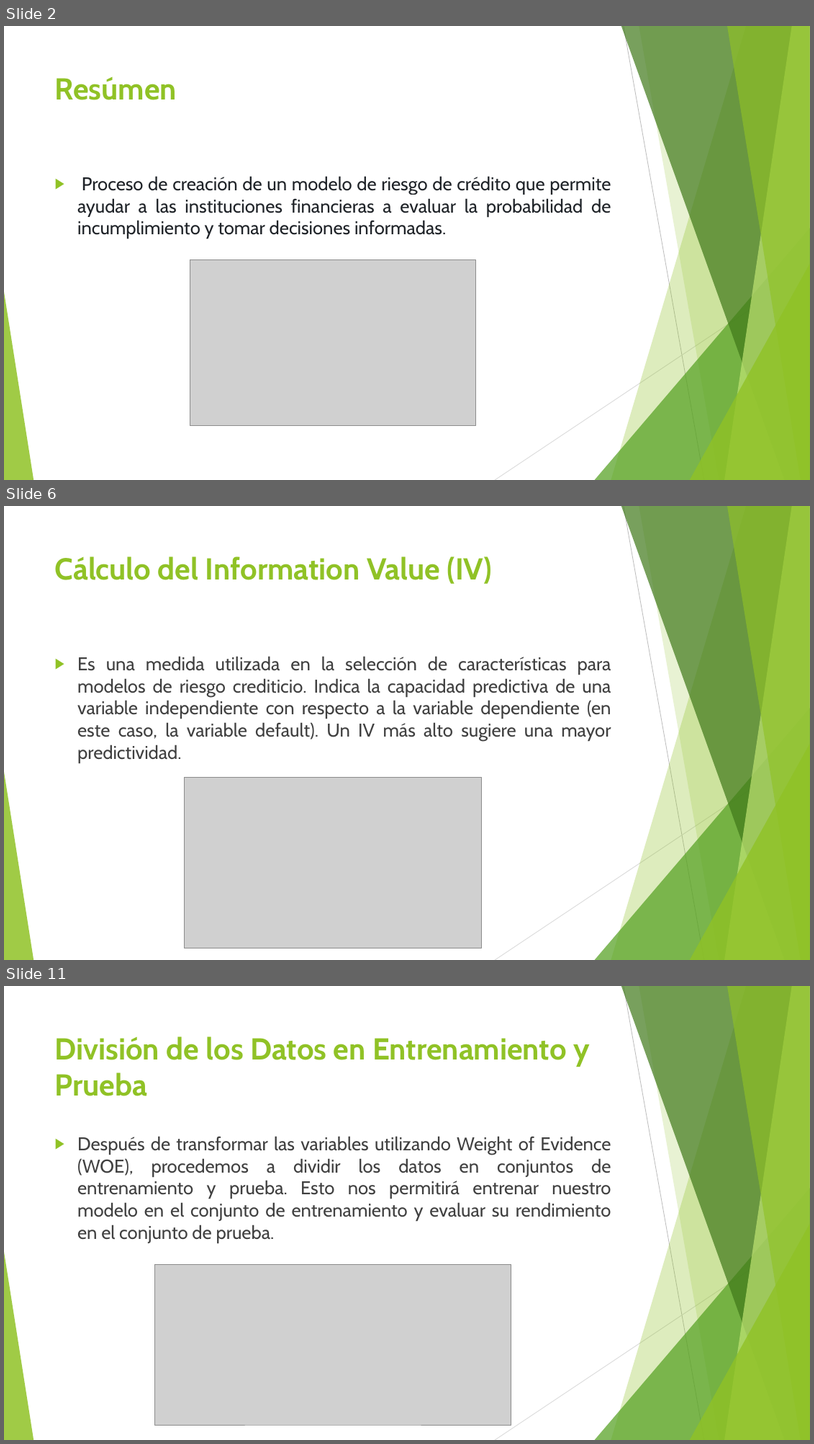
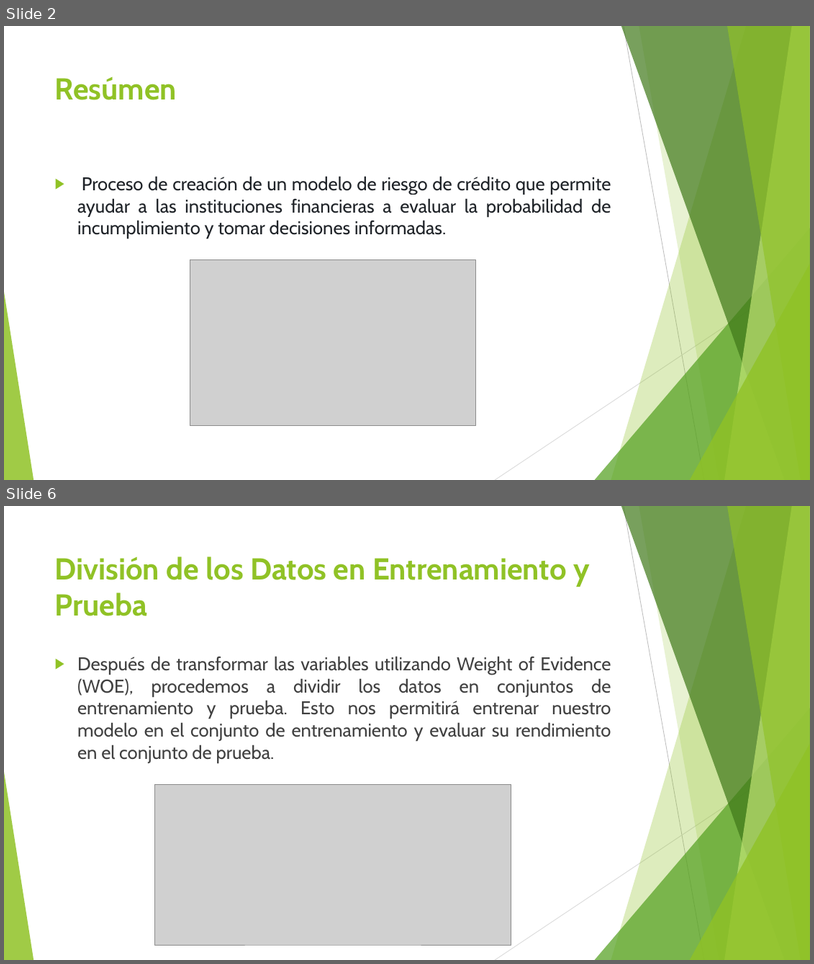
Before and after one commit to OscarSantosMu/azure-ml-projects, a slide deck: projects/RiskAnalyzers_project/presentation/riskanalyzers_presentacion.pptx. Shown one above the other, each under a label of ours: slides 2, 6 and 11 before the commit, slides 2 and 6 after it; the slides between them are not shown. The pictures are 814x1444 and 814x964 pixels, drawn with LibreOffice and Linux fonts; fonts in the diff are those of the drawing; grey boxes stand for pictures. Boxes give left, top, right and bottom in pixels: in the first picture for what was removed or moved away, otherwise in the second. Text is boxed around its words. In the diff, an @@ line names an element or a change of style, - is before the commit and + after.

```diff
--- a/projects/RiskAnalyzers_project/presentation/riskanalyzers_presentacion.pptx
+++ b/projects/RiskAnalyzers_project/presentation/riskanalyzers_presentacion.pptx
@@ slide 6 removed at [4, 506, 810, 960], background #FFFFFF; not listed: 10 template elements that a slide beside it also shows @@
@@ title removed at [55, 556, 492, 584] @@
-Cálculo del Information Value (IV)
@@ text removed at [77, 656, 612, 763] @@
-▶ Es una medida utilizada en la selección de características para modelos de riesgo crediticio. Indica la capacidad predictiva de una variable independiente con respecto a la variable dependiente (en este caso, la variable default). Un IV más alto sugiere una mayor predictividad.
@@ picture removed at [184, 777, 482, 947] @@
@@ what was slide 11 is now slide 6 @@
```
Also in this commit, not shown: 3 slides changed, 1 slide added, 5 other slides removed.
